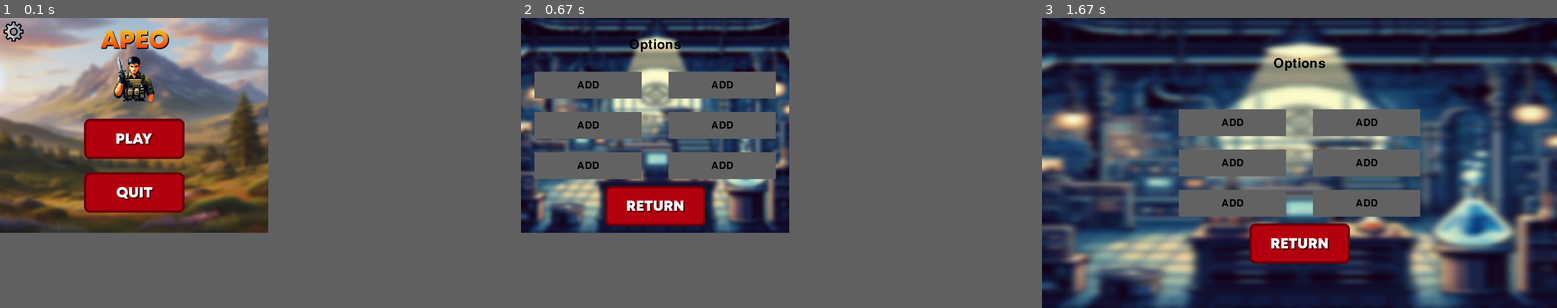
Above: before the commit, frames 1-3 (left to right).
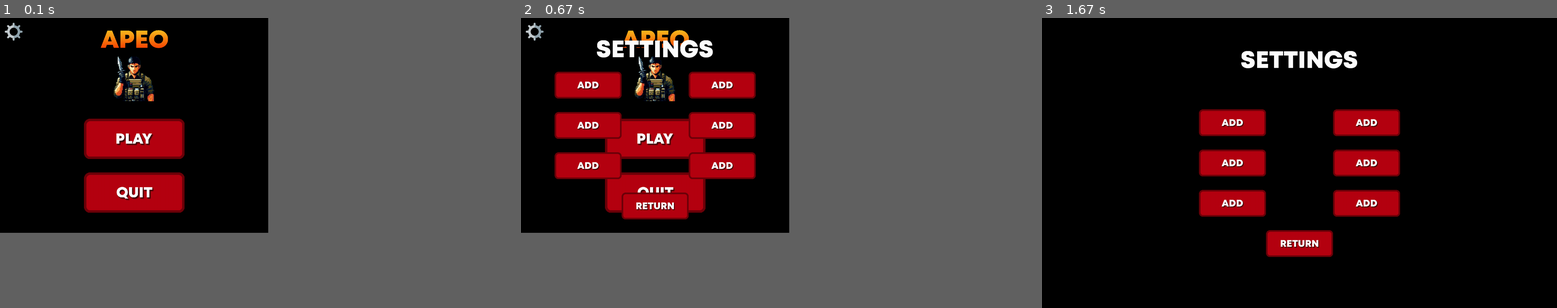
Above: after the commit, the same moments.

Repository: FoxBad/MURDER
Game: pygame game, started from main.py
The game is run twice, just before and just after one commit, with the same random seed, the same clock (stepped at 60 frames per second) and the same inputs.
Inputs (mouse positions are in pixels of both pictures, inside the frame that each line leads up to):
- Up to frame 1 (0.1 s): no input
- Up to frame 2 (0.67 s): press the mouse at (536, 32) at 0.37 s; move the mouse to (551, 61) at 0.47 s; release the mouse at (572, 93) at 0.6 s
- Up to frame 3 (1.67 s): tap F at 0.67 s; press the mouse at (1366, 122) at 1.03 s; move the mouse to (1397, 165) at 1.13 s; release the mouse at (1433, 209) at 1.27 s; press the mouse at (1366, 203) at 1.37 s; move the mouse to (1412, 180) at 1.47 s; release the mouse at (1459, 157) at 1.6 s

The runs differ from the first frame. In frame 1, 32% of the frame differs, in the area x 0-53%, y 0-75%; in frame 2, 37%; in frame 3, 98%, in the area x 0-100%, y 0-100%.

Commit message:
change add design button image ect structure

Diff:
--- /dev/null
+++ b/button.py
@@ -0,0 +1,33 @@
+import pygame,os
+from pygame.locals import *
+
+
+#button class
+class Button():
+	def __init__(self, x, y, image, scale):
+		self.image = pygame.image.load(os.path.join("assets", image))
+		width = self.image.get_width()
+		height = self.image.get_height()
+		self.image = pygame.transform.scale(self.image, (scale[0], scale[1]))
+		self.rect = self.image.get_rect()
+		self.rect.center = (x, y)
+		self.clicked = False
+
+	def draw(self, surface):
+		action = False
+		#get mouse position
+		pos = pygame.mouse.get_pos()
+
+		#check mouseover and clicked conditions
+		if self.rect.collidepoint(pos):
+			if pygame.mouse.get_pressed()[0] == 1 and self.clicked == False:
+				self.clicked = True
+				action = True
+
+		if pygame.mouse.get_pressed()[0] == 0:
+			self.clicked = False
+
+		#draw button on screen
+		surface.blit(self.image, (self.rect.x, self.rect.y))
+
+		return action
--- /dev/null
+++ b/image.py
@@ -0,0 +1,17 @@
+import pygame,os
+from pygame.locals import *
+
+#button class
+class Image():
+	def __init__(self, x, y, image, scale):
+		self.image = pygame.image.load(os.path.join("assets", image))
+		width = self.image.get_width()
+		height = self.image.get_height()
+		self.image = pygame.transform.scale(self.image, (scale[0], scale[1]))
+		self.rect = self.image.get_rect()
+		self.rect.center = (x, y)
+
+	def draw(self, surface):
+
+		#draw button on screen
+		surface.blit(self.image, (self.rect.x, self.rect.y))
--- a/main.py
+++ b/main.py
@@ -5,6 +5,7 @@
 import sys, os, math, random
 import pygame
 from pygame.locals import *
+import button, image
 
 #-------------------------------INIT-----------------------------
 
@@ -16,6 +17,10 @@
 info = pygame.display.Info()
 w = 1000
 h = 800
+
+pygame.display.set_caption("APEO - BETA")
+icon = pygame.image.load(os.path.join("assets", "logot.png"))
+pygame.display.set_icon(icon)
 
 screen = pygame.display.set_mode((w, h))
 
@@ -90,13 +95,6 @@
         rect  = image.get_rect(center = (self.x, self.y))
         self.rect = pygame.Rect(self.x-self.sx/2, self.y-self.sy/2, self.sx, self.sy)
 
-
-
-        '''
-        bras = (self.x + 100 * math.sin(angle), self.y + 100 * math.cos(angle))
-        pygame.draw.rect(screen, BLACK, pygame.Rect(bras[0], bras[1], 20, 20))
-        '''
-
         screen.blit(image, rect)
 
     def murder(self):
@@ -179,19 +177,18 @@
 MAGENTA = (255, 0, 255)
 
 
-pygame.display.set_caption("Murder")
+button_width = 375
+button_height = 150
+
+text_width = 500
+text_height = 200
+
 
 ino = pygame.image.load(os.path.join("assets", "ino.png"))
 
 detect = pygame.image.load(os.path.join("assets", "detect.png"))
 
 murder = pygame.image.load(os.path.join("assets", "murder.png"))
-
-settings = pygame.image.load(os.path.join("assets", "settings.png"))
-settings = pygame.transform.scale(settings, (75, 75))
-
-
-
 
 sector = pygame.image.load(os.path.join("assets", "sector.png"))
 sector = pygame.transform.scale(sector, (100, 100))
@@ -221,6 +218,9 @@
     else:
         return False
 
+def tryquit():
+    pygame.quit()
+    sys.exit()
 
 
 
@@ -229,58 +229,36 @@
 def main_menu():
     while True:
 
-        fond = pygame.image.load(os.path.join("assets", "fond.png"))
-        fond = pygame.transform.scale(fond,(ws,hs))
-        screen.blit(fond, fond.get_rect())
-
-        logo = pygame.image.load(os.path.join("assets", "logo.png"))
-        logo = pygame.transform.scale(logo,(300,300))
-        logorect = logo.get_rect(center=(ws // 2, hs // 5))
-        screen.blit(logo, logorect)
-
-
         mx, my = pygame.mouse.get_pos()
 
         winsize()
 
-
-        button_width = 375
-        button_height = 150
-
-        bplay = pygame.image.load(os.path.join("assets", "play.png"))
-        bplay = pygame.transform.scale(bplay,(button_width,button_height))
-
-
-        bquit = pygame.image.load(os.path.join("assets", "quit.png"))
-        bquit = pygame.transform.scale(bquit,(button_width,button_height))
-
-
-        set_rect = settings.get_rect(center=(50, 50))
-        screen.blit(settings, set_rect)
-
-        button_x = ws // 2 - button_width // 2
-        button_y = hs // 2 - button_height // 2
-
-        bplayrect = bplay.get_rect(topleft=(button_x, button_y +50))
-        bquitrect = bquit.get_rect(topleft=(button_x, button_y + 250))
-
-        screen.blit(bplay, (button_x, button_y+50))
-        screen.blit(bquit, (button_x, button_y + 250))
+        button_x = ws // 2
+        button_y = hs // 2
+
+        fond = image.Image(ws // 2, hs // 2, "fond.png", (ws,hs))
+        #fond.draw(screen)
+
+        play_button = button.Button(button_x, button_y +50, "play.png", (button_width,button_height))
+        if play_button.draw(screen):
+            game()
+
+        quit_button = button.Button(button_x, button_y +250, "quit.png", (button_width,button_height))
+        if quit_button.draw(screen):
+            tryquit()
+
+        settings_button = button.Button(50, 50, "settings.png", (75, 75))
+        if settings_button.draw(screen):
+            set_menu()
+
+        logo = image.Image(ws // 2, hs // 5, "logo.png", (300,300))
+        logo.draw(screen)
 
 
         for e in pygame.event.get():
             if e.type == pygame.QUIT:
                 pygame.quit()
                 sys.exit()
-            if e.type == pygame.MOUSEBUTTONDOWN:
-                if e.button == 1:
-                    if bplayrect.collidepoint((mx, my)):
-                        game()
-                    if set_rect.collidepoint((mx, my)):
-                        set_menu()
-                    if bquitrect.collidepoint((mx, my)):
-                        pygame.quit()
-                        sys.exit()
 
             if e.type == pygame.KEYDOWN:
                 if e.key == pygame.K_f:
@@ -297,51 +275,43 @@
 
 def pause_menu():
     while True:
-        screen.fill(WHITE)
-        draw_text("Pause", pygame.font.Font(None, 130), BLACK, screen, ws // 2, hs // 4)
+
+        fondp = image.Image(ws // 2, hs // 2, "fondp.jpg", (ws,hs))
+        #fondp.draw(screen)
+
+        pause = image.Image(ws // 2, hs // 4, "pause.png", (text_width,text_height))
+        pause.draw(screen)
 
         mx, my = pygame.mouse.get_pos()
 
         winsize()
 
-        button_width = 400
-        button_height = 100
-        button_x = ws // 2 - button_width // 2
-        button_y = hs // 2 - button_height // 2
-
-        button_1 = pygame.Rect(button_x, button_y, button_width, button_height)
-        button_2 = pygame.Rect(button_x, button_y + 200, button_width, button_height)
-
-
-
-        pygame.draw.rect(screen, (0, 255, 0), button_1)
-        pygame.draw.rect(screen, (255, 0, 0), button_2)
-
-        draw_text("Reprendre", pygame.font.Font(None, 54), BLACK, screen, ws // 2, button_y + 50)
-        draw_text("Menu Principal", pygame.font.Font(None, 54), BLACK, screen, ws // 2, button_y + 250)
-
-        set_rect = settings.get_rect(center=(50, 50))
-        screen.blit(settings, set_rect)
+        button_x = ws // 2
+        button_y = hs // 2
+
+        resume_button = button.Button(button_x, button_y +50, "resume.png", (button_width,button_height))
+        if resume_button.draw(screen):
+            game()
+
+        menu_button = button.Button(button_x, button_y +250, "menu.png", (button_width,button_height))
+        if menu_button.draw(screen):
+            main_menu()
+
+        settings_button = button.Button(50, 50, "settings.png", (75, 75))
+        if settings_button.draw(screen):
+            set_jeu()
+
 
         for e in pygame.event.get():
             if e.type == pygame.QUIT:
                 pygame.quit()
                 sys.exit()
-            if e.type == pygame.MOUSEBUTTONDOWN:
-                if e.button == 1:
-                    if button_1.collidepoint((mx, my)):
-                        game()
-                    if button_2.collidepoint((mx, my)):
-                        main_menu()
-                    if set_rect.collidepoint((mx, my)):
-                        set_jeu()
 
             if e.type == pygame.KEYDOWN:
                 if e.key == pygame.K_ESCAPE:
                     game()
 
 
-
         pygame.display.update()
 
 
@@ -350,67 +320,55 @@
 
 def set_jeu():
     while True:
-        screen.fill(WHITE)
-
 
         mx, my = pygame.mouse.get_pos()
 
         winsize()
 
-        setfond = pygame.image.load(os.path.join("assets", "setfond.png"))
-        setfond = pygame.transform.scale(setfond,(ws,hs))
-        screen.blit(setfond, setfond.get_rect())
-
-        draw_text("Options", pygame.font.Font(None, 72), BLACK, screen, ws // 2, (hs // 4) -100)
-
-        button_width = 400
+        button_width = 250
         button_height = 100
-        button_x = ws // 2 - button_width // 2
-        button_y = hs // 2 - button_height // 2
-
-        button_1 = pygame.Rect(button_x -250, button_y -150, button_width, button_height)
-        button_2 = pygame.Rect(button_x -250, button_y, button_width, button_height)
-        button_3 = pygame.Rect(button_x -250, button_y + 150, button_width, button_height)
-        button_4 = pygame.Rect(button_x +250, button_y -150, button_width, button_height)
-        button_5 = pygame.Rect(button_x +250, button_y, button_width, button_height)
-        button_6 = pygame.Rect(button_x +250, button_y + 150, button_width, button_height)
-        button_7 = pygame.Rect(button_x, button_y + 300, button_width, button_height)
-
-
-        pygame.draw.rect(screen, (0, 255, 0), button_1)
-        pygame.draw.rect(screen, (0, 255, 0), button_2)
-        pygame.draw.rect(screen, (0, 255, 0), button_3)
-        pygame.draw.rect(screen, (100, 100, 100), button_4)
-        pygame.draw.rect(screen, (100, 100, 100), button_5)
-        pygame.draw.rect(screen, (100, 100, 100), button_6)
-        pygame.draw.rect(screen, (255, 0, 0), button_7)
-
-        draw_text("Murder", pygame.font.Font(None, 54), BLACK, screen, button_x-50, button_y - 100)
-        draw_text("Innocent", pygame.font.Font(None, 54), BLACK, screen, button_x-50, button_y+50)
-        draw_text("Détective", pygame.font.Font(None, 54), BLACK, screen, button_x-50, button_y + 200)
-        draw_text("ADD", pygame.font.Font(None, 54), BLACK, screen, button_x+450, button_y - 100)
-        draw_text("ADD", pygame.font.Font(None, 54), BLACK, screen, button_x+450, button_y+50)
-        draw_text("ADD", pygame.font.Font(None, 54), BLACK, screen, button_x+450, button_y + 200)
-        draw_text("Retour", pygame.font.Font(None, 54), BLACK, screen, button_x+200, button_y + 350)
+
+        button_x = ws // 2
+        button_y = hs // 2
+
+        setfond = image.Image(ws // 2, hs // 2, "setfond.png", (ws,hs))
+        #setfond.draw(screen)
+
+        settingst = image.Image(ws // 2, hs // 7, "settingst.png", (text_width,text_height))
+        settingst.draw(screen)
+
+        button_1 = button.Button(button_x -250, button_y -150, "murderb.png", (button_width,button_height))
+        if button_1.draw(screen):
+            M1.role = "Murder"
+
+        button_2 = button.Button(button_x -250, button_y, "innocentb.png", (button_width,button_height))
+        if button_2.draw(screen):
+            M1.role = "Innocent"
+
+        button_3 = button.Button(button_x -250, button_y + 150, "detectiveb.png", (button_width,button_height))
+        if button_3.draw(screen):
+            M1.role = "Détective"
+
+        button_4 = button.Button(button_x +250, button_y -150, "add.png", (button_width,button_height))
+        if button_4.draw(screen):
+            pass
+
+        button_5 = button.Button(button_x +250, button_y, "add.png", (button_width,button_height))
+        if button_5.draw(screen):
+            pass
+
+        button_6 = button.Button(button_x +250, button_y + 150, "add.png", (button_width,button_height))
+        if button_6.draw(screen):
+            pass
+
+        return_button = button.Button(button_x, button_y +300, "return.png", (button_width,button_height))
+        if return_button.draw(screen):
+            pause_menu()
 
         for e in pygame.event.get():
             if e.type == pygame.QUIT:
                 pygame.quit()
                 sys.exit()
-            if e.type == pygame.MOUSEBUTTONDOWN:
-                if e.button == 1:
-
-                    for player in players:
-
-                        if button_1.collidepoint((mx, my)):
-                            player.role = "Murder"
-                        if button_2.collidepoint((mx, my)):
-                            player.role = 'Innocent'
-                        if button_3.collidepoint((mx, my)):
-                            player.role = "Détective"
-                        if button_7.collidepoint((mx, my)):
-                            pause_menu()
-
 
             if e.type == pygame.KEYDOWN:
                 if e.key == pygame.K_ESCAPE:
@@ -423,69 +381,55 @@
 
 def set_menu():
     while True:
-        screen.fill(WHITE)
-
-        mx, my = pygame.mouse.get_pos()
 
         winsize()
 
-        setfond = pygame.image.load(os.path.join("assets", "setfond.png"))
-        setfond = pygame.transform.scale(setfond,(ws,hs))
-        screen.blit(setfond, setfond.get_rect())
-
-        draw_text("Options", pygame.font.Font(None, 72), BLACK, screen, ws // 2, (hs // 4) -100)
-
-        button_width = 400
+        button_width = 250
         button_height = 100
 
-        button_width2 = 375
-        button_height2 = 150
-
-        button_x = ws // 2 - button_width // 2
-        button_y = hs // 2 - button_height // 2
-
-        breturn = pygame.image.load(os.path.join("assets", "return.png"))
-        breturn = pygame.transform.scale(breturn,(button_width2,button_height2))
-
-        button_1 = pygame.Rect(button_x -250, button_y -150, button_width, button_height)
-        button_2 = pygame.Rect(button_x -250, button_y, button_width, button_height)
-        button_3 = pygame.Rect(button_x -250, button_y + 150, button_width, button_height)
-        button_4 = pygame.Rect(button_x +250, button_y -150, button_width, button_height)
-        button_5 = pygame.Rect(button_x +250, button_y, button_width, button_height)
-        button_6 = pygame.Rect(button_x +250, button_y + 150, button_width, button_height)
-
-
-        pygame.draw.rect(screen, (100, 100, 100), button_1)
-        pygame.draw.rect(screen, (100, 100, 100), button_2)
-        pygame.draw.rect(screen, (100, 100, 100), button_3)
-        pygame.draw.rect(screen, (100, 100, 100), button_4)
-        pygame.draw.rect(screen, (100, 100, 100), button_5)
-        pygame.draw.rect(screen, (100, 100, 100), button_6)
-
-
-        draw_text("ADD", pygame.font.Font(None, 54), BLACK, screen, button_x-50, button_y - 100)
-        draw_text("ADD", pygame.font.Font(None, 54), BLACK, screen, button_x-50, button_y+50)
-        draw_text("ADD", pygame.font.Font(None, 54), BLACK, screen, button_x-50, button_y + 200)
-        draw_text("ADD", pygame.font.Font(None, 54), BLACK, screen, button_x+450, button_y - 100)
-        draw_text("ADD", pygame.font.Font(None, 54), BLACK, screen, button_x+450, button_y+50)
-        draw_text("ADD", pygame.font.Font(None, 54), BLACK, screen, button_x+450, button_y + 200)
-
-        breturnrect = breturn.get_rect(center=(button_x +200, button_y +350))
-        screen.blit(breturn,breturnrect)
+        button_x = ws // 2
+        button_y = hs // 2
+
+        setfond = image.Image(ws // 2, hs // 2, "setfond.png", (ws,hs))
+        #setfond.draw(screen)
+
+        settingst = image.Image(ws // 2, hs // 7, "settingst.png", (text_width,text_height))
+        settingst.draw(screen)
+
+        button_1 = button.Button(button_x -250, button_y -150, "add.png", (button_width,button_height))
+        if button_1.draw(screen):
+            pass
+
+        button_2 = button.Button(button_x -250, button_y, "add.png", (button_width,button_height))
+        if button_2.draw(screen):
+            pass
+
+        button_3 = button.Button(button_x -250, button_y + 150, "add.png", (button_width,button_height))
+        if button_3.draw(screen):
+            pass
+
+        button_4 = button.Button(button_x +250, button_y -150, "add.png", (button_width,button_height))
+        if button_4.draw(screen):
+            pass
+
+        button_5 = button.Button(button_x +250, button_y, "add.png", (button_width,button_height))
+        if button_5.draw(screen):
+            pass
+
+        button_6 = button.Button(button_x +250, button_y + 150, "add.png", (button_width,button_height))
+        if button_6.draw(screen):
+            pass
+
+        return_button = button.Button(button_x, button_y + 300, "return.png", (button_width,button_height))
+        if return_button.draw(screen):
+            main_menu()
+
 
 
         for e in pygame.event.get():
             if e.type == pygame.QUIT:
                 pygame.quit()
                 sys.exit()
-            if e.type == pygame.MOUSEBUTTONDOWN:
-                if e.button == 1:
-
-                    for player in players:
-
-                        if breturnrect.collidepoint((mx, my)):
-                            main_menu()
-
 
             if e.type == pygame.KEYDOWN:
                 if e.key == pygame.K_f:
Binary file changed: assets/Return.png
Binary file added: assets/add.png
Binary file added: assets/detectiveb.png
Binary file added: assets/fondp.jpg
Binary file added: assets/innocentb.png
Binary file added: assets/inogold.png
Binary file added: assets/logo.ico
Binary file added: assets/logot.png
Binary file added: assets/menu.png
Binary file added: assets/murderb.png
Binary file added: assets/pause.png
Binary file added: assets/resume.png
(and 3 more such lines)
